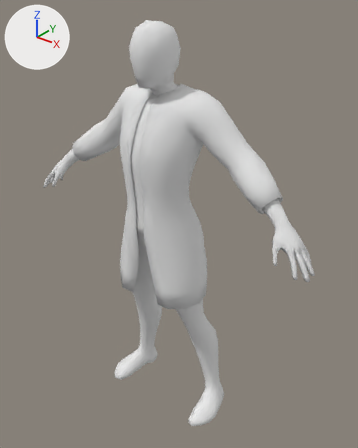
Before and after pictures for a commit that changed the FBX model src/Assets/Meshes/Scientist.fbx.
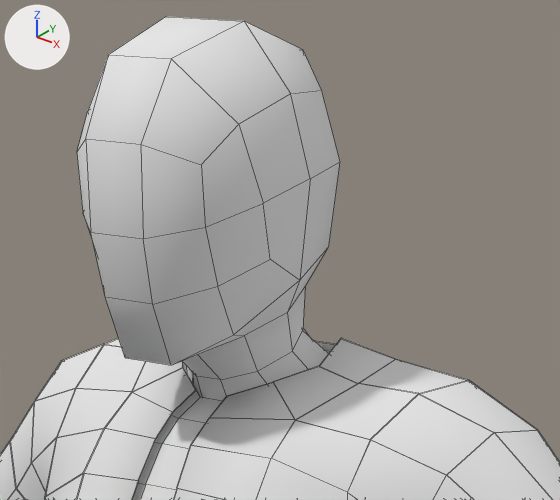
The first picture shows the older version from a camera (50 mm lens) standing at (1.266, -1.525, 1.888) and looking at (0.033, 0.017, 0.933). The close-ups show both versions on the part from 32% to 63% of the width and 4% to 26% of the height of that picture; other places that the commit changed are outside them. Arrows for +X, +Y and +Z are at upper left; the lights stay in place. The close-ups show mesh edges as thin lines. Where no turn or scale is listed for an object, it has been applied to the vertices.

Objects in the first close-up: 'Human Mesh', 'LabCoat', 'Shirt'.
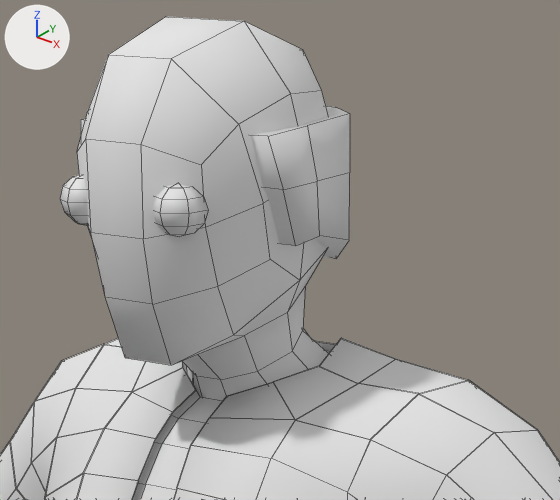
Where the change shows, as pixel boxes [x1, y1, x2, y2] in the close-ups (560 x 500 px):
```json
{"object": "Hair", "change": "added", "after": [81, 106, 350, 259]}
{"object": "Sphere", "change": "added", "after": [60, 174, 208, 236]}
```

Scene script edits in JSON lines:
```json
{"op": "add", "block": "me_cylinder", "code": ["me_cylinder = bpy.data.meshes.new('Cylinder')", "me_cylinder.from_pydata(...)  # 30 vertices, 22 faces; spans x -0.096..0.096, y -0.092..0.074, z -0.067..0.04"]}
{"op": "add", "block": "me_sphere", "code": ["me_sphere = bpy.data.meshes.new('Sphere')", "me_sphere.from_pydata(...)  # 44 vertices, 38 faces; spans x -0.1049..0.0179, y -0.0204..0.0106, z -0.0178..0.0178"]}
{"op": "add", "block": "ob_hair", "code": ["ob_hair = bpy.data.objects.new('Hair', me_cylinder)", "ob_hair.location = (0.0, -0.03, 1.663)"]}
{"op": "add", "block": "ob_sphere", "code": ["ob_sphere = bpy.data.objects.new('Sphere', me_sphere)", "ob_sphere.location = (0.043, -0.165, 1.65)"]}
```
